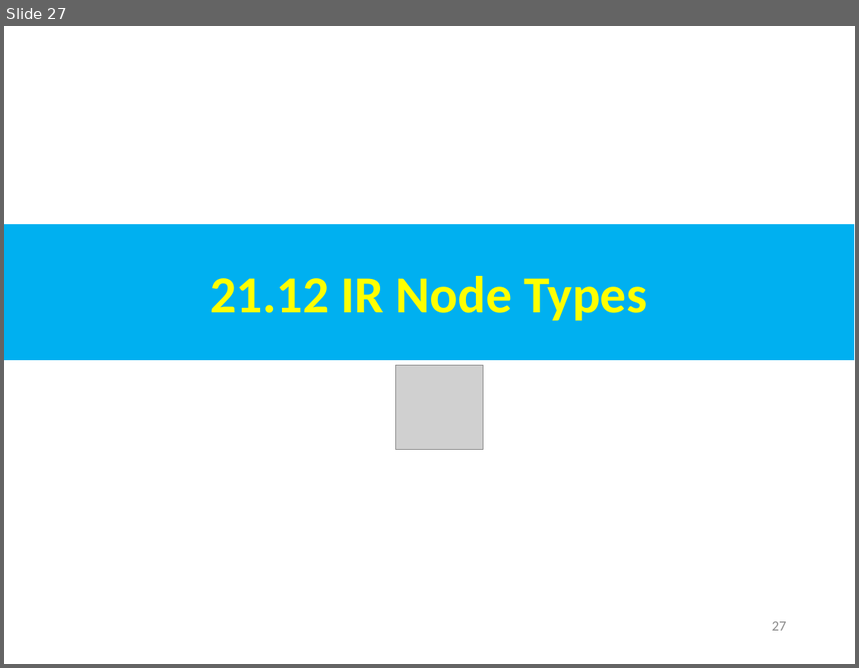
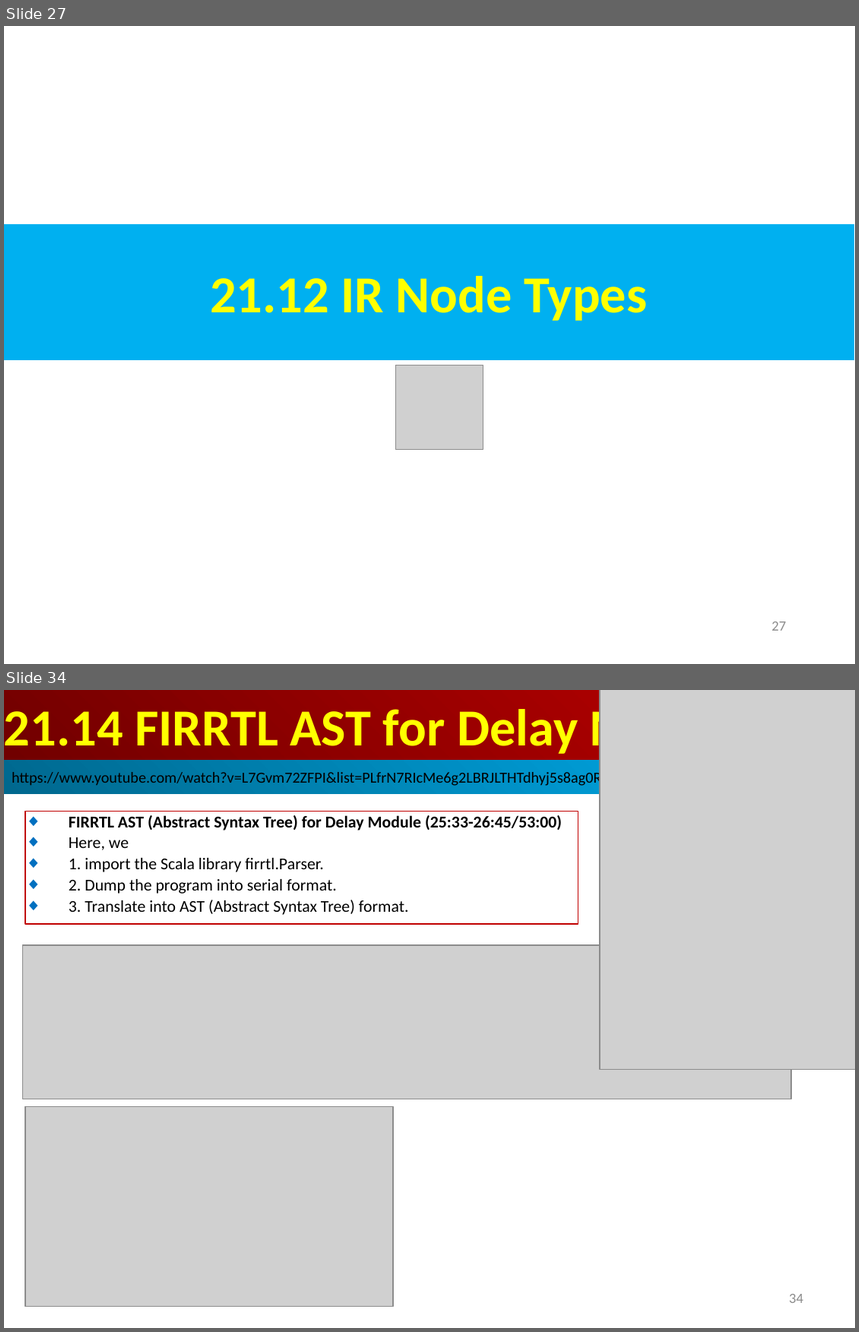
Before and after one commit to peterhchen/AIU_CS800_Chisel, a slide deck: 500_UCSC_HWD/021_FIRRTL/000_Video/021.FIRRTL.ppt. Shown one above the other, each under a label of ours: slide 27 before the commit, slides 27 and 34 after it; the slides between them are not shown. The pictures are 859x668 and 859x1332 pixels, drawn with LibreOffice and Linux fonts; fonts in the diff are those of the drawing; grey boxes stand for pictures. Boxes give left, top, right and bottom in pixels: in the first picture for what was removed or moved away, otherwise in the second. Text is boxed around its words. In the diff, an @@ line names an element or a change of style, - is before the commit and + after.

```diff
--- a/500_UCSC_HWD/021_FIRRTL/000_Video/021.FIRRTL.ppt
+++ b/500_UCSC_HWD/021_FIRRTL/000_Video/021.FIRRTL.ppt
@@ slide 34 added at (4,690,855,1328), background #FFFFFF @@
@@ rectangle added at (4,690,854,761), fill gradient #BF0000 to #710000, 44 pt, text #FFFF00, bold @@
+21.14 FIRRTL AST for Delay Module
@@ picture added at (600,690,855,1070) @@
@@ rectangle added at (4,761,854,794), fill gradient #00AFEF to #00688E, 13 pt, text #000000 @@
+https://www.youtube.com/watch?v=L7Gvm72ZFPI&list=PLfrN7RIcMe6g2LBRJLTHTdhyj5s8ag0Rg&index=23
@@ rectangle added at (25,811,579,924), outline #C00000 0.74 pt, 14 pt, text #000000 @@
+◆ FIRRTL AST (Abstract Syntax Tree) for Delay Module (25:33-26:45/53:00)
+◆ Here, we
+◆ 1. import the Scala library firrtl.Parser.
+◆ 2. Dump the program into serial format.
+◆ 3. Translate into AST (Abstract Syntax Tree) format.
@@ picture added at (23,945,791,1100) @@
@@ picture added at (25,1107,393,1307) @@
@@ page number added at (789,1294,804,1303), 12 pt, text #8B8B8B @@
+34
```
Also in this commit, not shown: 1 slide changed, 21 other slides added.
